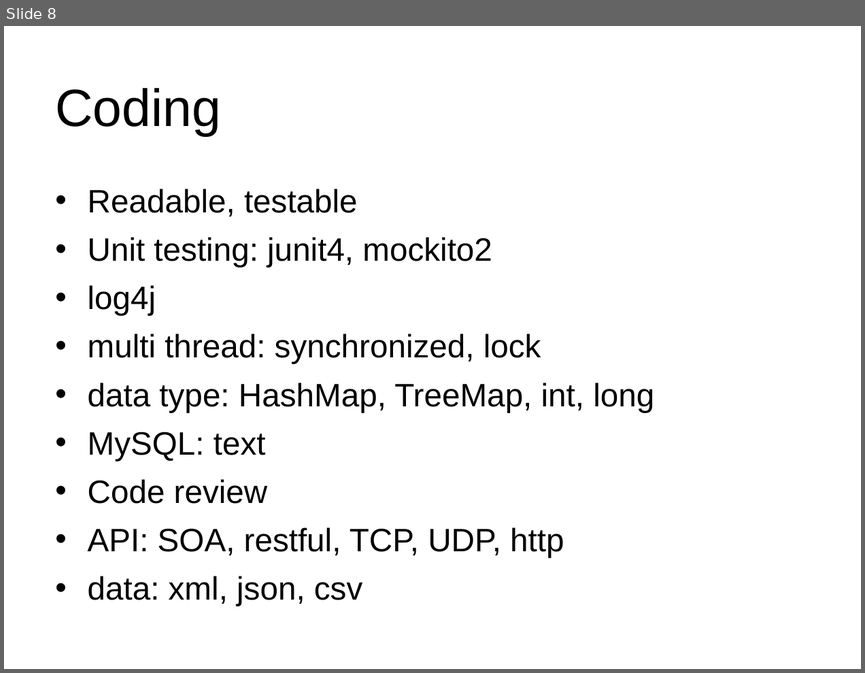
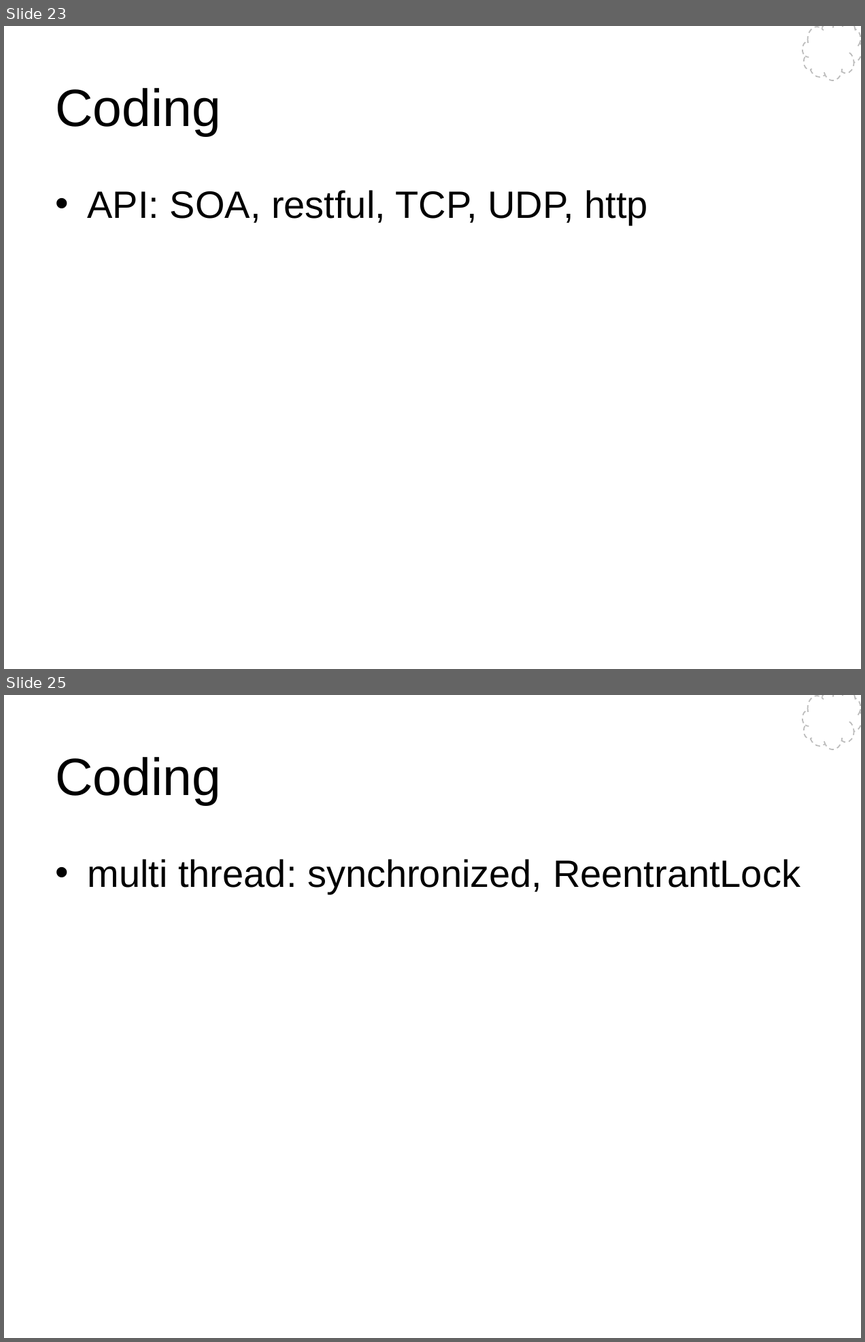
Before and after one commit to Wang-Ray/notes, a slide deck: Architect Pilates.ppt. Shown one above the other, each under a label of ours: slide 8 before the commit, slides 23 and 25 after it; the slides between them are not shown. The pictures are 865x673 and 865x1342 pixels, drawn with LibreOffice and Linux fonts; fonts in the diff are those of the drawing; background and template pictures are left out. Boxes give left, top, right and bottom in pixels: in the first picture for what was removed or moved away, otherwise in the second. Text is boxed around its words. In the diff, an @@ line names an element or a change of style, - is before the commit and + after.

```diff
--- a/Architect Pilates.ppt
+++ b/Architect Pilates.ppt
@@ slide 25 added at <box>4,695,861,1338</box>, background #FFFFFF; not listed: 1 template element that a slide beside it also shows @@
@@ title added at <box>55,757,221,805</box>, 44 pt, text #000000 @@
+Coding
@@ text added at <box>88,859,800,894</box>, 32 pt, text #000000 @@
+• multi thread: synchronized, ReentrantLock
@@ what was slide 8 is now slide 23 @@
@@ slide 23 changed as well @@
@@ freeform shape added at <box>802,26,861,81</box>, fill #FFFFFF, outline #BCBCBC 0.99 pt dashed @@
@@ text "API: SOA, restful, TCP, UDP, ..." at <box>88,190,648,225</box>: size 27.2 to 32 pt @@
@@ text at <box>88,189,654,503</box>: paragraphs removed @@
-• Readable, testable
-• Unit testing: junit4, mockito2
-• log4j
-• multi thread: synchronized, lock
-• data type: HashMap, TreeMap, int, long
-• MySQL: text
-• Code review
@@ text at <box>88,575,362,606</box>: paragraph removed @@
-• data: xml, json, csv
```
Also in this commit, not shown: 7 other slides changed, 20 other slides added, 1 slide removed, 1 other file.
